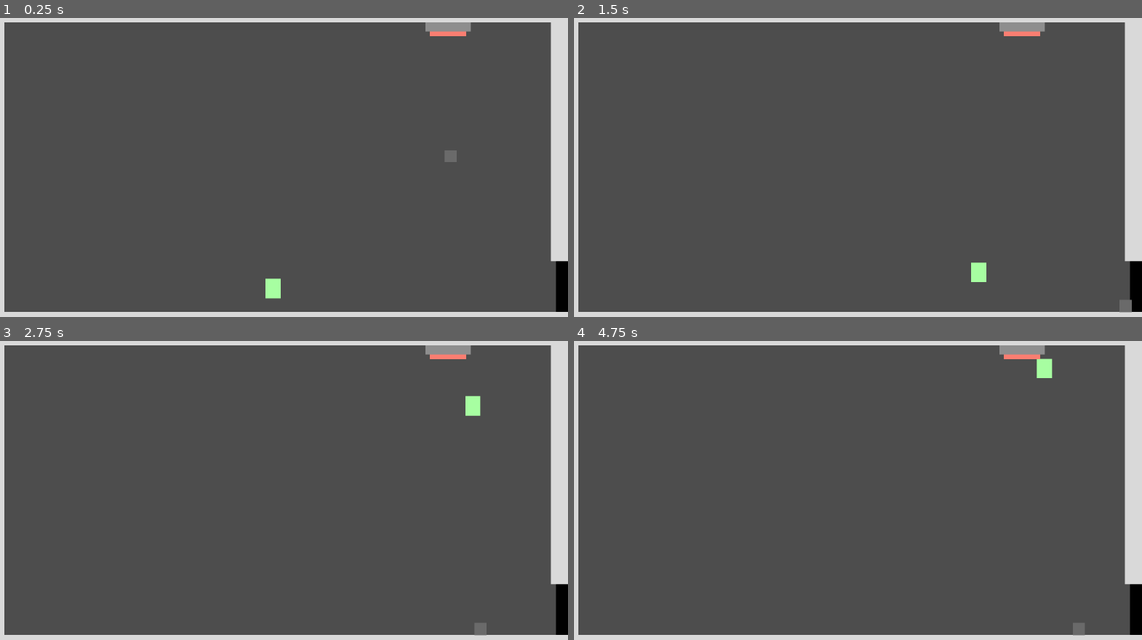
Above: before the commit, frames 1-4 (two rows, left to right).
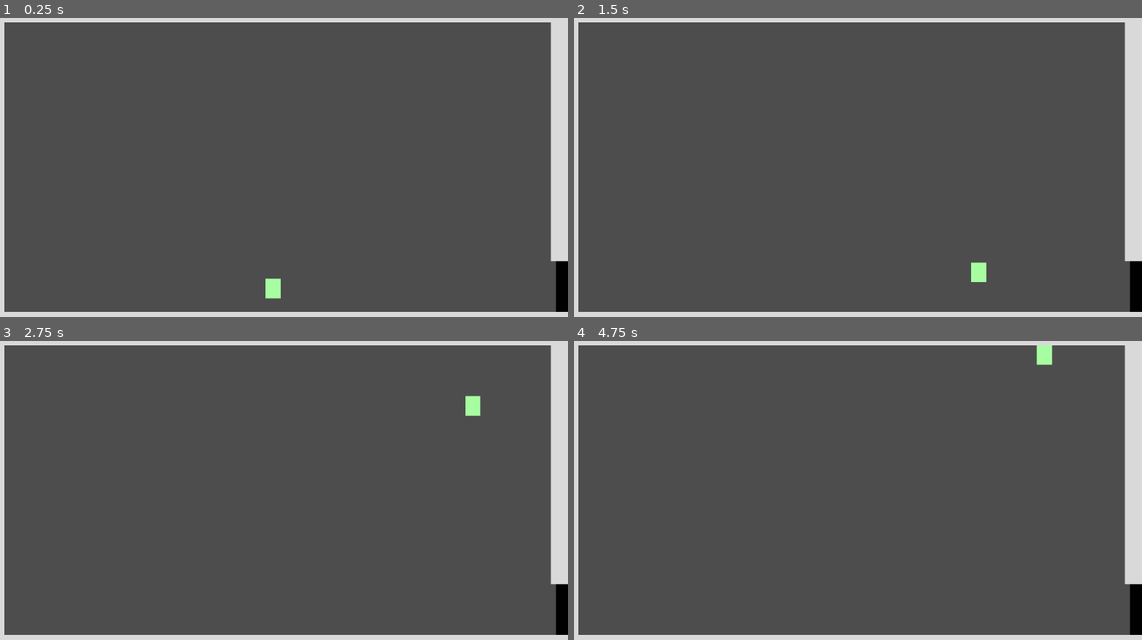
Above: after the commit, the same moments.

Repository: Harry32/ThinkyGameJam
Game: Godot game, scene res://scenes/levels/level.tscn
The game is run twice, just before and just after one commit, with the same random seed, the same clock (stepped at 60 frames per second) and the same inputs.
Inputs:
- Up to frame 1 (0.25 s): no input
- Up to frame 2 (1.5 s): hold Shift (Gravity) 0.53-1.28 s; hold D (Right) from 0.53 s (still down); tap Space (Jump) at 0.77 s; tap Shift (Gravity) at 1.35 s
- Up to frame 3 (2.75 s): tap Space (Jump) at 1.52 s; release D (Right) at 2.03 s; hold A (Left) from 2.03 s (still down); hold Shift (Gravity) from 2.03 s (still down)
- Up to frame 4 (4.75 s): release A (Left) at 2.78 s; release Shift (Gravity) at 2.78 s; hold D (Right) 2.78-4.28 s; tap Shift (Gravity) at 2.85, 4.35 s; tap Space (Jump) at 3.02, 3.77, 4.52 s; hold Shift (Gravity) 3.53-4.28 s; hold A (Left) from 4.28 s (still down)

The runs differ from the first frame. In frame 1, 0.4% of the frame differs, in the area x 74-83%, y 1-49%; in frame 2, 0.4%; in frame 3, 0.4%; in frame 4, 0.6%, in the area x 74-90%, y 1-99%.

Commit message:
Adding weight platform

Diff:
--- a/scenes/levels/level.tscn
+++ b/scenes/levels/level.tscn
@@ -1,10 +1,8 @@
-[gd_scene load_steps=9 format=3 uid="uid://c8y7wph201vx4"]
+[gd_scene load_steps=7 format=3 uid="uid://c8y7wph201vx4"]
 
 [ext_resource type="PackedScene" uid="uid://crdgt41diya2q" path="res://scenes/player/player.tscn" id="1_2inqr"]
 [ext_resource type="Texture2D" uid="uid://dx18e4piaqadk" path="res://graphics/pillars.png" id="1_hi3so"]
 [ext_resource type="PackedScene" uid="uid://vstxymajgmdd" path="res://scenes/mechanics/door.tscn" id="2_rlsdc"]
-[ext_resource type="PackedScene" uid="uid://dup7d17q22x3s" path="res://scenes/objects/box.tscn" id="2_vth67"]
-[ext_resource type="PackedScene" uid="uid://p45e7cpriw7g" path="res://scenes/mechanics/simple_button.tscn" id="4_bbx1g"]
 
 [sub_resource type="RectangleShape2D" id="RectangleShape2D_3d0cl"]
 size = Vector2(1960, 115)
@@ -82,15 +80,3 @@
 offset_bottom = 850.0
 color = Color(0.85098, 0.85098, 0.85098, 1)
 metadata/_edit_use_anchors_ = true
-
-[node name="Box" parent="." instance=ExtResource("2_vth67")]
-position = Vector2(1533, 476)
-collision_layer = 1
-collision_mask = 1
-gravity_scale = 1.0
-
-[node name="SimpleButton" parent="." node_paths=PackedStringArray("door") instance=ExtResource("4_bbx1g")]
-position = Vector2(1524, 78)
-rotation = 3.14159
-scale = Vector2(1.5, 1.5)
-door = NodePath("../Door")
--- a/scenes/mechanics/black_hole.tscn
+++ b/scenes/mechanics/black_hole.tscn
@@ -22,6 +22,8 @@
 radius = 211.0
 
 [node name="BlackHole" type="Area2D"]
+collision_layer = 4
+collision_mask = 3
 script = ExtResource("1_5ur3y")
 
 [node name="Sprite2D2" type="Sprite2D" parent="."]
--- a/scenes/mechanics/door.tscn
+++ b/scenes/mechanics/door.tscn
@@ -6,6 +6,8 @@
 size = Vector2(40, 200)
 
 [node name="Door" type="StaticBody2D"]
+collision_layer = 4
+collision_mask = 3
 script = ExtResource("1_c728v")
 
 [node name="ColorRect" type="ColorRect" parent="."]
--- a/scenes/mechanics/simple_button.tscn
+++ b/scenes/mechanics/simple_button.tscn
@@ -12,6 +12,8 @@
 size = Vector2(80, 3)
 
 [node name="SimpleButton" type="StaticBody2D"]
+collision_layer = 5
+collision_mask = 3
 script = ExtResource("1_djjcu")
 
 [node name="ColorRect2" type="ColorRect" parent="."]
--- /dev/null
+++ b/scenes/mechanics/weight_platform.tscn
@@ -0,0 +1,59 @@
+[gd_scene load_steps=4 format=3 uid="uid://drabor3uv3ars"]
+
+[ext_resource type="Script" path="res://scripts/weight_platform.gd" id="1_1iyrv"]
+
+[sub_resource type="RectangleShape2D" id="RectangleShape2D_ouxgc"]
+size = Vector2(360, 70)
+
+[sub_resource type="RectangleShape2D" id="RectangleShape2D_51yoq"]
+size = Vector2(90, 360)
+
+[node name="WeightPlatform" type="AnimatableBody2D"]
+collision_layer = 4
+collision_mask = 3
+script = ExtResource("1_1iyrv")
+
+[node name="PlatformCollision" type="CollisionShape2D" parent="."]
+shape = SubResource("RectangleShape2D_ouxgc")
+
+[node name="ColorRect" type="ColorRect" parent="."]
+offset_left = -180.0
+offset_top = -35.0
+offset_right = 180.0
+offset_bottom = 35.0
+color = Color(0.639216, 0.639216, 0.639216, 1)
+
+[node name="PlatformContainer" type="MarginContainer" parent="."]
+anchors_preset = 8
+anchor_left = 0.5
+anchor_top = 0.5
+anchor_right = 0.5
+anchor_bottom = 0.5
+offset_left = -180.0
+offset_top = -35.0
+offset_right = 180.0
+offset_bottom = 35.0
+grow_horizontal = 2
+grow_vertical = 2
+size_flags_horizontal = 4
+size_flags_vertical = 4
+
+[node name="Label" type="Label" parent="PlatformContainer"]
+layout_mode = 2
+size_flags_horizontal = 4
+theme_override_font_sizes/font_size = 25
+text = "3"
+
+[node name="Area2D" type="Area2D" parent="."]
+
+[node name="SurfaceCollision" type="CollisionShape2D" parent="Area2D"]
+position = Vector2(1.7266e-06, -80)
+rotation = 1.5708
+shape = SubResource("RectangleShape2D_51yoq")
+
+[node name="Timer" type="Timer" parent="."]
+wait_time = 0.2
+one_shot = true
+
+[connection signal="body_entered" from="Area2D" to="." method="_on_area_2d_body_entered"]
+[connection signal="body_exited" from="Area2D" to="." method="_on_area_2d_body_exited"]
--- /dev/null
+++ b/scripts/weight_platform.gd
@@ -0,0 +1,76 @@
+extends AnimatableBody2D
+
+## Set the necessary weight to move the platform. The weight used is the mass of the rigid body that interacts with the platform
+@export var necessaryWeigth : float = 3
+## Set the distance the platform will travel
+@export var movementDistance : float = 200
+## Set the platform's speed
+@export var speed : float = 50
+
+var currentWeight : float = 0;
+var originalPosition : Vector2
+var destinationPosition : Vector2
+var tween : Tween
+var activeColor : Color = Color("#88ba55")
+var inactiveColor : Color = Color("#fa7e71")
+
+func _ready():
+	originalPosition = position
+	destinationPosition = position
+	tween = create_tween()
+	update_label()
+
+
+func _physics_process(delta):
+	position = position.lerp(destinationPosition, 0.5 * delta)
+
+
+func _on_area_2d_body_entered(body):
+	var preWeight = currentWeight
+	if body is RigidBody2D:
+		currentWeight += body.mass
+
+		update_label()
+		wait_time()
+
+		if(preWeight < necessaryWeigth and currentWeight >= necessaryWeigth):
+			move_platform(movementDistance)
+
+
+func _on_area_2d_body_exited(body):
+	var preWeight = currentWeight
+	if body is RigidBody2D:
+		currentWeight -= body.mass
+
+		update_label()
+		wait_time()
+
+		if(preWeight >= necessaryWeigth and currentWeight < necessaryWeigth):
+			move_platform(-movementDistance)
+
+
+func move_platform(distance: float):
+	var move_position = Vector2(originalPosition.x, originalPosition.y + distance)
+
+	var duration = move_position.length() / float(speed * ($PlatformContainer.size.y/2))
+
+	if tween.is_running():
+		tween.kill()
+	tween = create_tween()
+
+	tween.tween_property(self, "destinationPosition", move_position, duration)
+
+
+func wait_time():
+	$Timer.start()
+	await $Timer.timeout
+
+func update_label():
+	var value = necessaryWeigth - currentWeight
+
+	$PlatformContainer/Label.text = str(value)
+
+	if value == 0:
+		$PlatformContainer/Label.add_theme_color_override("font_color", activeColor)
+	else:
+		$PlatformContainer/Label.add_theme_color_override("font_color", inactiveColor)
--- a/shaders/black_hole.tres
+++ b/shaders/black_hole.tres
@@ -256,7 +256,7 @@
 
 }
 "
-graph_offset = Vector2(-974.681, -61.5349)
+graph_offset = Vector2(-1225.79, -13.7227)
 mode = 1
 flags/light_only = false
 nodes/vertex/2/node = SubResource("VisualShaderNodeFloatConstant_k8k0q")
